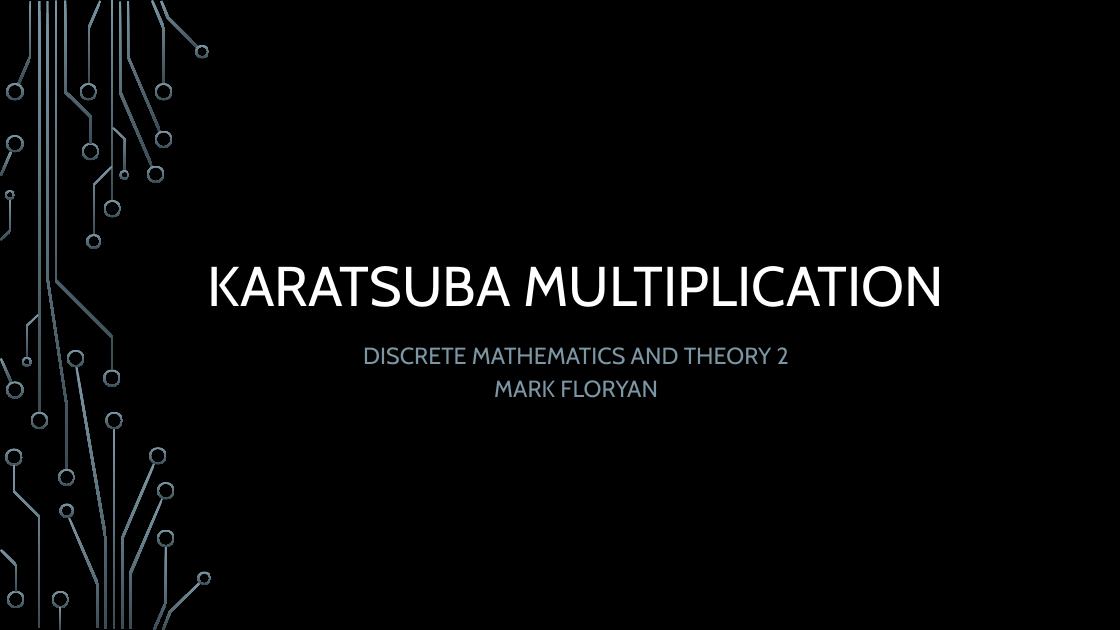
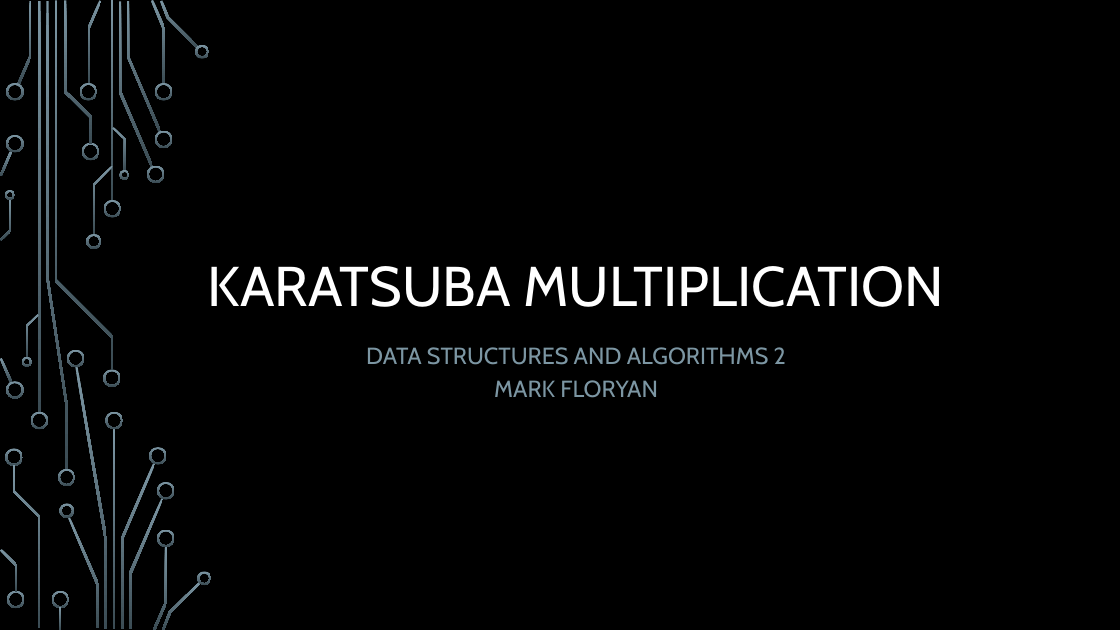
Before and after one commit to markfloryan/dsa2, a slide deck: slide 1 of slides/03-3-Karatsuba.pptx. Drawn at 1120x630 pixels with LibreOffice and Linux fonts; fonts in the diff are those of the drawing; background and template pictures are left out. Boxes give left, top, right and bottom in pixels: in the first picture for what was removed or moved away, otherwise in the second. Text is boxed around its words. In the diff, an @@ line names an element or a change of style, - is before the commit and + after.

```diff
--- a/slides/03-3-Karatsuba.pptx
+++ b/slides/03-3-Karatsuba.pptx
@@ subtitle at [366,347,786,398]: text changed @@
-DISCRETE MATHEMATICS AND THEORY 2
-MARK FLORYAN
+DATA STRUCTURES AND ALGORITHMS 2
+MARK FLORYAN
```
Also in this commit, not shown: 11 other files.
